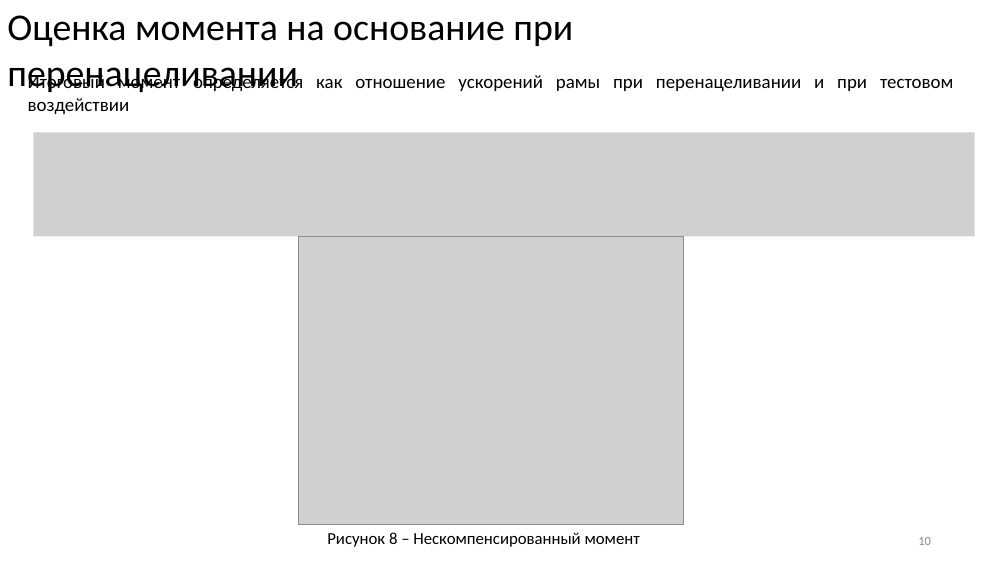
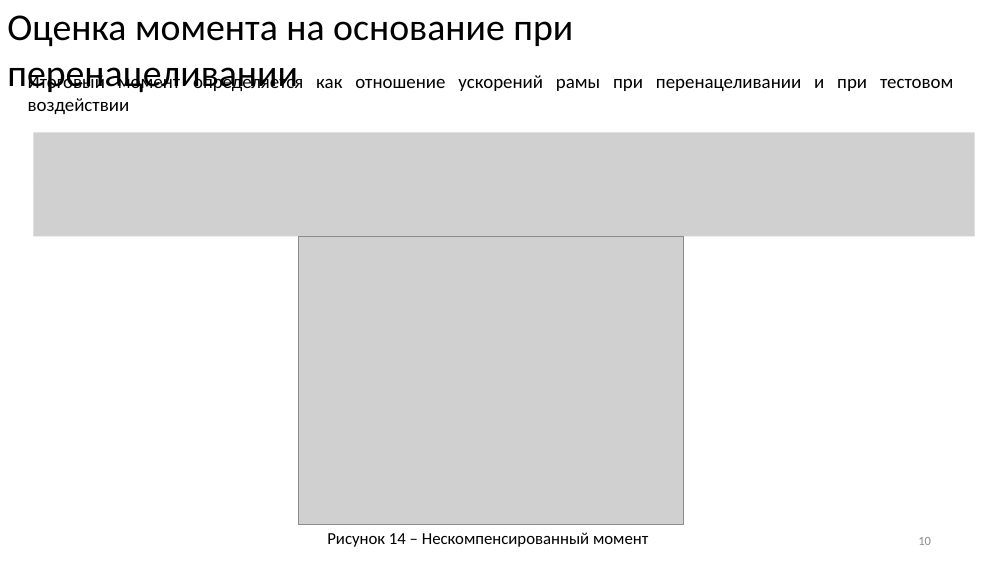
Before and after one commit to iliyars/reactive-moment-phd, a slide deck: slide 10 of Ppt/финальная версия.pptx. Drawn at 1008x567 pixels with LibreOffice and Linux fonts; fonts in the diff are those of the drawing; grey boxes stand for pictures. Boxes give left, top, right and bottom in pixels: in the first picture for what was removed or moved away, otherwise in the second. Text is boxed around its words. In the diff, an @@ line names an element or a change of style, - is before the commit and + after.

```diff
--- a/Ppt/финальная версия.pptx
+++ b/Ppt/финальная версия.pptx
@@ text at (327,532,648,547): text changed @@
-Рисунок 8 – Нескомпенсированный момент
+Рисунок 14 – Нескомпенсированный момент
```
Also in this commit, not shown: 3 other slides changed, 1 slide added, 1 slide removed, 2 other files.
